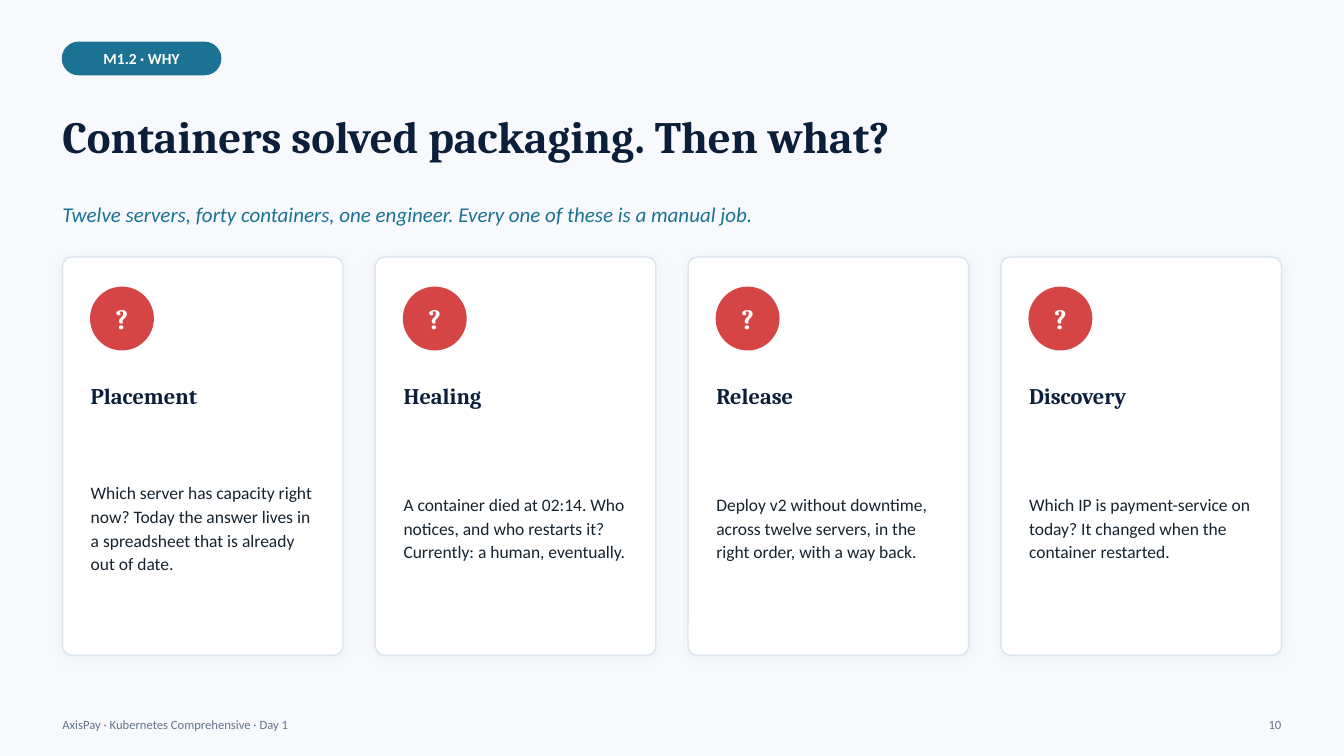
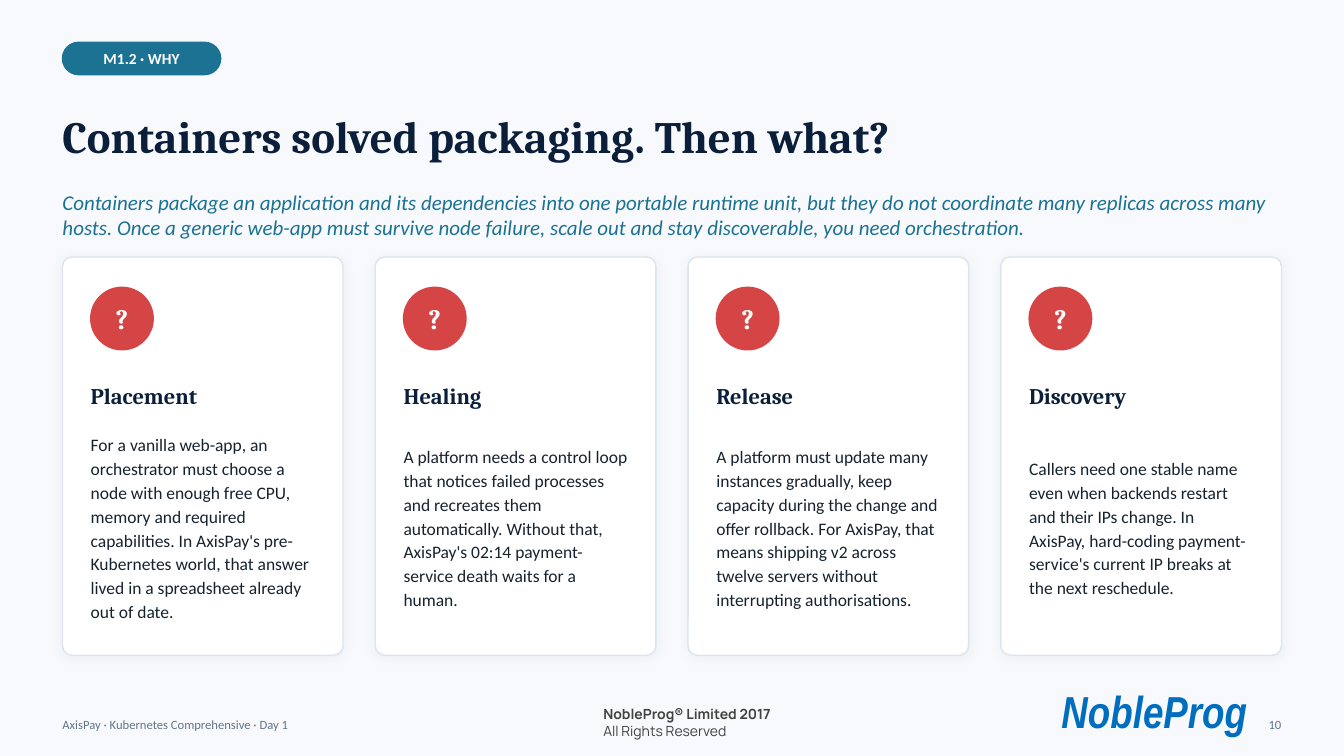
Before and after one commit to kumbulanit/kubernetescompr, a slide deck: slide 10 of days/day1/AxisPay-K8s-Day1.pptx. Drawn at 1344x756 pixels with LibreOffice and Linux fonts; fonts in the diff are those of the drawing; background and template pictures are left out. Boxes give left, top, right and bottom in pixels: in the first picture for what was removed or moved away, otherwise in the second. Text is boxed around its words. In the diff, an @@ line names an element or a change of style, - is before the commit and + after.

```diff
--- a/days/day1/AxisPay-K8s-Day1.pptx
+++ b/days/day1/AxisPay-K8s-Day1.pptx
@@ text at (x1=62, y1=195, x2=1265, y2=239): text changed @@
-Twelve servers, forty containers, one engineer. Every one of these is a manual job.
+Containers package an application and its dependencies into one portable runtime unit, but they do not coordinate many replicas across many hosts. Once a generic web-app must survive node failure, scale out and stay discoverable, you need orchestration.
@@ text at (x1=91, y1=439, x2=309, y2=618): text changed @@
-Which server has capacity right now? Today the answer lives in a spreadsheet that is already out of date.
+For a vanilla web-app, an orchestrator must choose a node with enough free CPU, memory and required capabilities. In AxisPay's pre-Kubernetes world, that answer lived in a spreadsheet already out of date.
@@ text at (x1=404, y1=451, x2=628, y2=606): text changed @@
-A container died at 02:14. Who notices, and who restarts it? Currently: a human, eventually.
+A platform needs a control loop that notices failed processes and recreates them automatically. Without that, AxisPay's 02:14 payment-service death waits for a human.
@@ text at (x1=716, y1=451, x2=938, y2=609): text changed @@
-Deploy v2 without downtime, across twelve servers, in the right order, with a way back.
+A platform must update many instances gradually, keep capacity during the change and offer rollback. For AxisPay, that means shipping v2 across twelve servers without interrupting authorisations.
@@ text at (x1=1029, y1=463, x2=1245, y2=594): text changed @@
-Which IP is payment-service on today? It changed when the container restarted.
+Callers need one stable name even when backends restart and their IPs change. In AxisPay, hard-coding payment-service's current IP breaks at the next reschedule.
@@ text added at (x1=603, y1=708, x2=771, y2=740), 10 pt, text #414141, bold @@
+NobleProg® Limited 2017
+All Rights Reserved
@@ text added at (x1=1061, y1=695, x2=1247, y2=737), 32 pt, text #006EBE, bold, italic @@
+NobleProg
```
Also in this commit, not shown: 53 other slides changed, 5 slides added, 2 slides removed, 27 other files.
